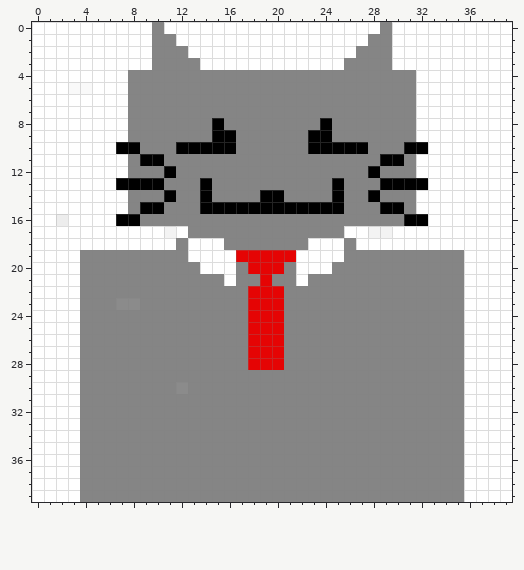
Two versions of one pixel-art sprite, Project/Animations/FatCatSprite/Default/000.png. The picture above was drawn from the file before the commit.
The file is 40x40 pixels. Colours within 5 levels of each other are drawn and written as one.
After:
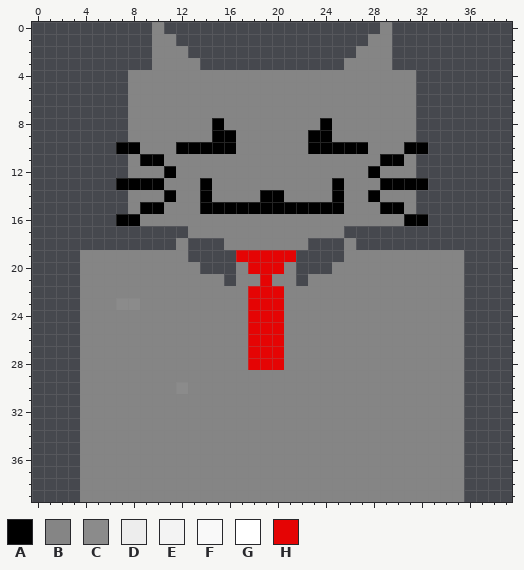
Palette (. is transparent): A #000000  B #858585  C #8b8b8b  D #ededed  E #f3f3f3  F #f9f9f9  G #ffffff  H #e50404
Diff:
@@ x 0..39 @@
- 0 GGGGGGGGGGBGGGGGGGGGGGGGGGGGGBGGGGGGGGGG
- 1 GGGGGGGGGGBBGGGGGGGGGGGGGGGGBBGGGGGGGGGG
- 2 GGGGGGGGGGBBBGGGGGGGGGGGGGGBBBGGGGGGGGGG
- 3 GGGGGGGGGGBBBBGGGGGGGGGGGGBBBBGGGGGGGGGG
- 4 GGGGGGGGBBBBBBBBBBBBBBBBBBBBBBBBGGGGGGGG
- 5 GGGFFGGGBBBBBBBBBBBBBBBBBBBBBBBBGGGGGGGG
- 6 GGGGGGGGBBBBBBBBBBBBBBBBBBBBBBBBGGGGGGGG
- 7 GGGGGGGGBBBBBBBBBBBBBBBBBBBBBBBBGGGGGGGG
- 8 GGGGGGGGBBBBBBBABBBBBBBBABBBBBBBGGGGGGGG
- 9 GGGGGGGGBBBBBBBAABBBBBBAABBBBBBBGGGGGGGG
-10 GGGGGGGAABBBAAAAABBBBBBAAAAABBBAAGGGGGGG
-11 GGGGGGGGBAABBBBBBBBBBBBBBBBBBAABGGGGGGGG
-12 GGGGGGGGBBBABBBBBBBBBBBBBBBBABBBGGGGGGGG
-13 GGGGGGGAAAABBBABBBBBBBBBBABBBAAAAGGGGGGG
-14 GGGGGGGGBBBABBABBBBAABBBBABBABBBGGGGGGGG
-15 GGGGGGGGBAABBBAAAAAAAAAAAABBBAABGGGGGGGG
-16 GGDGGGGAABBBBBBBBBBBBBBBBBBBBBBAAGGGGGGG
-17 GGGGGGGGGGGEGBBBBBBBBBBBBBGGEEGGGGGGGGGG
-18 GGGGGGGGGGGGBGGGBBBBBBBGGGBGGGGGGGGGGGGG
-19 GGGGBBBBBBBBBGGGGHHHHHGGGGBBBBBBBBBBGGGG
-20 GGGGBBBBBBBBBBGGGBHHHBGGGBBBBBBBBBBBGGGG
-21 GGGGBBBBBBBBBBBBGBBHBBGBBBBBBBBBBBBBGGGG
-22 GGGGBBBBBBBBBBBBBBHHHBBBBBBBBBBBBBBBGGGG
-23 GGGGBBBCCBBBBBBBBBHHHBBBBBBBBBBBBBBBGGGG
-24 GGGGBBBBBBBBBBBBBBHHHBBBBBBBBBBBBBBBGGGG
-25 GGGGBBBBBBBBBBBBBBHHHBBBBBBBBBBBBBBBGGGG
-26 GGGGBBBBBBBBBBBBBBHHHBBBBBBBBBBBBBBBGGGG
-27 GGGGBBBBBBBBBBBBBBHHHBBBBBBBBBBBBBBBGGGG
-28 GGGGBBBBBBBBBBBBBBHHHBBBBBBBBBBBBBBBGGGG
-29 GGGGBBBBBBBBBBBBBBBBBBBBBBBBBBBBBBBBGGGG
-30 GGGGBBBBBBBBCBBBBBBBBBBBBBBBBBBBBBBBGGGG
-31 GGGGBBBBBBBBBBBBBBBBBBBBBBBBBBBBBBBBGGGG
-32 GGGGBBBBBBBBBBBBBBBBBBBBBBBBBBBBBBBBGGGG
-33 GGGGBBBBBBBBBBBBBBBBBBBBBBBBBBBBBBBBGGGG
-34 GGGGBBBBBBBBBBBBBBBBBBBBBBBBBBBBBBBBGGGG
-35 GGGGBBBBBBBBBBBBBBBBBBBBBBBBBBBBBBBBGGGG
-36 GGGGBBBBBBBBBBBBBBBBBBBBBBBBBBBBBBBBGGGG
-37 GGGGBBBBBBBBBBBBBBBBBBBBBBBBBBBBBBBBGGGG
-38 GGGGBBBBBBBBBBBBBBBBBBBBBBBBBBBBBBBBGGGG
-39 GGGGBBBBBBBBBBBBBBBBBBBBBBBBBBBBBBBBGGGG
+ 0 ..........B..................B..........
+ 1 ..........BB................BB..........
+ 2 ..........BBB..............BBB..........
+ 3 ..........BBBB............BBBB..........
+ 4 ........BBBBBBBBBBBBBBBBBBBBBBBB........
+ 5 ........BBBBBBBBBBBBBBBBBBBBBBBB........
+ 6 ........BBBBBBBBBBBBBBBBBBBBBBBB........
+ 7 ........BBBBBBBBBBBBBBBBBBBBBBBB........
+ 8 ........BBBBBBBABBBBBBBBABBBBBBB........
+ 9 ........BBBBBBBAABBBBBBAABBBBBBB........
+10 .......AABBBAAAAABBBBBBAAAAABBBAA.......
+11 ........BAABBBBBBBBBBBBBBBBBBAAB........
+12 ........BBBABBBBBBBBBBBBBBBBABBB........
+13 .......AAAABBBABBBBBBBBBBABBBAAAA.......
+14 ........BBBABBABBBBAABBBBABBABBB........
+15 ........BAABBBAAAAAAAAAAAABBBAAB........
+16 .......AABBBBBBBBBBBBBBBBBBBBBBAA.......
+17 .............BBBBBBBBBBBBB..............
+18 ............B...BBBBBBB...B.............
+19 ....BBBBBBBBB....HHHHH....BBBBBBBBBB....
+20 ....BBBBBBBBBB...BHHHB...BBBBBBBBBBB....
+21 ....BBBBBBBBBBBB.BBHBB.BBBBBBBBBBBBB....
+22 ....BBBBBBBBBBBBBBHHHBBBBBBBBBBBBBBB....
+23 ....BBBCCBBBBBBBBBHHHBBBBBBBBBBBBBBB....
+24 ....BBBBBBBBBBBBBBHHHBBBBBBBBBBBBBBB....
+25 ....BBBBBBBBBBBBBBHHHBBBBBBBBBBBBBBB....
+26 ....BBBBBBBBBBBBBBHHHBBBBBBBBBBBBBBB....
+27 ....BBBBBBBBBBBBBBHHHBBBBBBBBBBBBBBB....
+28 ....BBBBBBBBBBBBBBHHHBBBBBBBBBBBBBBB....
+29 ....BBBBBBBBBBBBBBBBBBBBBBBBBBBBBBBB....
+30 ....BBBBBBBBCBBBBBBBBBBBBBBBBBBBBBBB....
+31 ....BBBBBBBBBBBBBBBBBBBBBBBBBBBBBBBB....
+32 ....BBBBBBBBBBBBBBBBBBBBBBBBBBBBBBBB....
+33 ....BBBBBBBBBBBBBBBBBBBBBBBBBBBBBBBB....
+34 ....BBBBBBBBBBBBBBBBBBBBBBBBBBBBBBBB....
+35 ....BBBBBBBBBBBBBBBBBBBBBBBBBBBBBBBB....
+36 ....BBBBBBBBBBBBBBBBBBBBBBBBBBBBBBBB....
+37 ....BBBBBBBBBBBBBBBBBBBBBBBBBBBBBBBB....
+38 ....BBBBBBBBBBBBBBBBBBBBBBBBBBBBBBBB....
+39 ....BBBBBBBBBBBBBBBBBBBBBBBBBBBBBBBB....
Where, in picture pixels (left, top, right, bottom), the same in both pictures:
erased: (32, 22, 512, 502)
